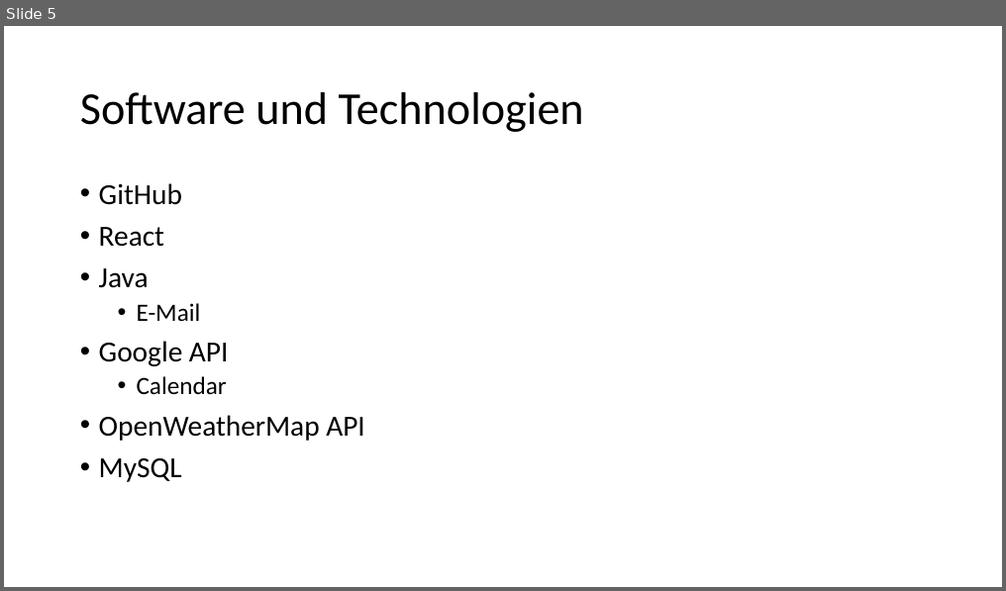
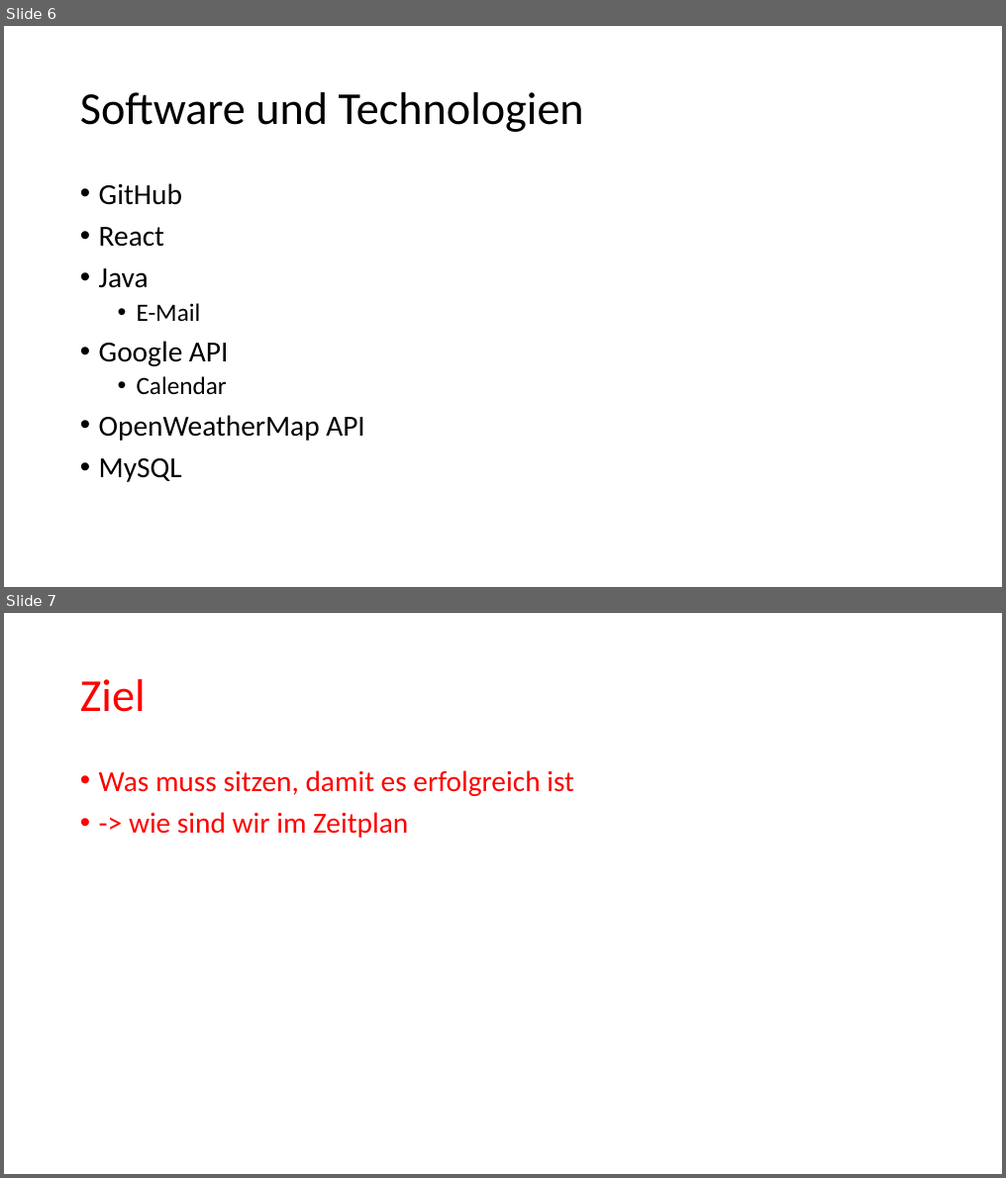
Before and after one commit to dacostaeric/smartpi, a slide deck: doc/project_topic_presentation.pptx. Shown one above the other, each under a label of ours: slide 5 before the commit, slides 6 and 7 after it. The pictures are 1006x591 and 1006x1178 pixels, drawn with LibreOffice and Linux fonts; fonts in the diff are those of the drawing. Boxes give left, top, right and bottom in pixels: in the first picture for what was removed or moved away, otherwise in the second. Text is boxed around its words. In the diff, an @@ line names an element or a change of style, - is before the commit and + after.

```diff
--- a/doc/project_topic_presentation.pptx
+++ b/doc/project_topic_presentation.pptx
@@ slide 7 added at <box>4,613,1002,1174</box>, background #FFFFFF @@
@@ title added at <box>80,679,146,712</box>, 44 pt, text #FF0000 @@
+Ziel
@@ text added at <box>99,770,574,838</box>, 28 pt, text #FF0000 @@
+• Was muss sitzen, damit es erfolgreich ist
+• -> wie sind wir im Zeitplan
@@ what was slide 5 is now slide 6 @@
```
Also in this commit, not shown: 4 slides changed, 1 other slide added, 1 other file.
